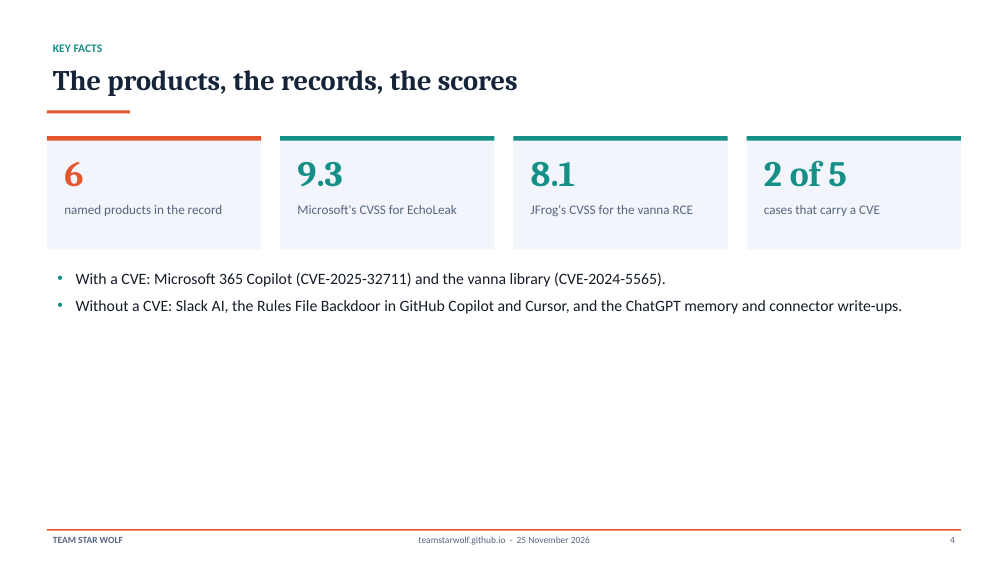
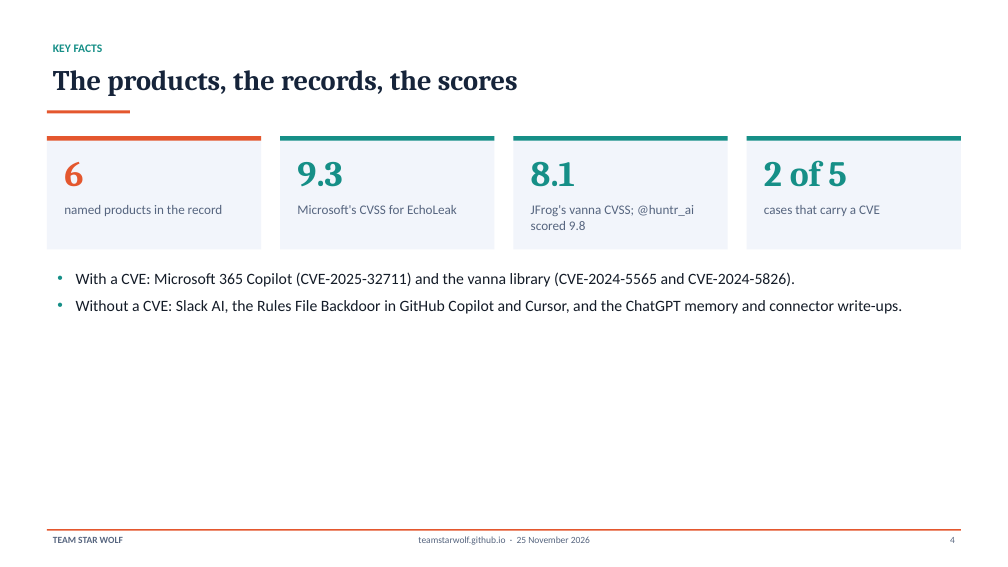
Before and after one commit to TeamStarWolf/TeamStarWolf, a slide deck: slide 4 of case-studies/slides/AI_Assistant_Prompt_Injection_Case_Study.pptx. Drawn at 1008x567 pixels with LibreOffice and Linux fonts; fonts in the diff are those of the drawing. Boxes give left, top, right and bottom in pixels: in the first picture for what was removed or moved away, otherwise in the second. Text is boxed around its words. In the diff, an @@ line names an element or a change of style, - is before the commit and + after.

```diff
--- a/case-studies/slides/AI_Assistant_Prompt_Injection_Case_Study.pptx
+++ b/case-studies/slides/AI_Assistant_Prompt_Injection_Case_Study.pptx
@@ text at [531,205,694,230]: text changed @@
-JFrog's CVSS for the vanna RCE
+JFrog's vanna CVSS; @huntr_ai scored 9.8
@@ text at [76,272,795,287]: text changed @@
-• With a CVE: Microsoft 365 Copilot (CVE-2025-32711) and the vanna library (CVE-2024-5565).
+• With a CVE: Microsoft 365 Copilot (CVE-2025-32711) and the vanna library (CVE-2024-5565 and CVE-2024-5826).
```
Also in this commit, not shown: 4 other slides changed, 6 other files.
